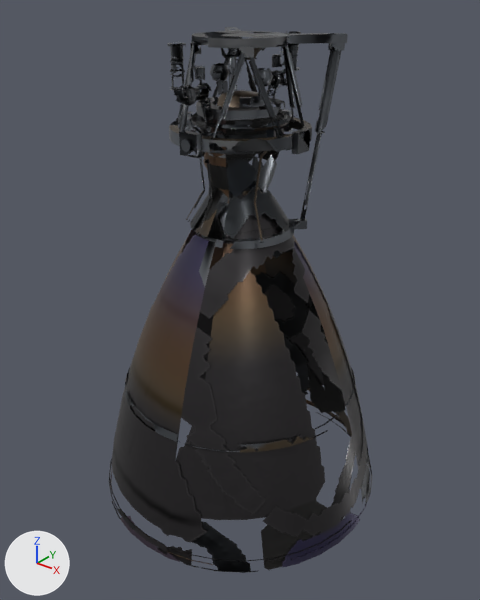
Before and after pictures for a commit that changed the glTF model client/public/models/eng_hypergolic_storable.glb.
The view is the same before and after, from a camera (50 mm lens) standing at (3.17, -3.97, 4.27) and looking at (0.03, -0.05, 1.83). The axes (+X, +Y, +Z) are drawn at lower left. The lights are the same throughout. The older version comes first. Where no turn or scale is listed for an object, it has been applied to the vertices. Vertices at exactly the same position are counted once.

The scene before the commit, as lines of its bpy script (objects in view):
```python
me_eng_hypergolic_storable_mesh_001 = bpy.data.meshes.new('eng_hypergolic_storable_mesh.001')
me_eng_hypergolic_storable_mesh_001.from_pydata(...)  # 4979 vertices, 7760 faces; spans x -1.25..1.25, y -1.25..1.25, z 0.0..3.9
me_eng_hypergolic_storable_mesh_001.materials.append(mat_eng_hypergolic_storable_phone)
ob_eng_hypergolic_storable_mesh = bpy.data.objects.new('eng_hypergolic_storable_mesh', me_eng_hypergolic_storable_mesh_001)
ob_eng_hypergolic_storable_mesh.location = (0.0, 0.0, 0.0)
```
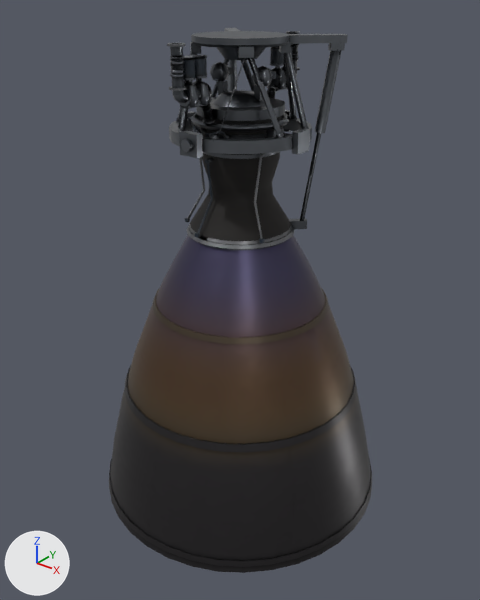
Changed parts and their boxes (x1, y1, x2, y2) in the pictures (480 x 600 px; the box of a moved part takes in the faces that stretch with it):
'eng_hypergolic_storable_mesh', reshaped: before (109, 27, 372, 573); after (109, 28, 372, 573)
part 1 of me_eng_hypergolic_storable_mesh_001, added: after (153, 288, 329, 344)
part 2 of me_eng_hypergolic_storable_mesh_001, added (mostly hidden): after (196, 241, 285, 250)
part 3 of me_eng_hypergolic_storable_mesh_001, added: after (180, 100, 208, 109)
part 4 of me_eng_hypergolic_storable_mesh_001, moved or reshaped: before (272, 56, 282, 68); after (270, 48, 284, 64)
part 5 of me_eng_hypergolic_storable_mesh_001, moved or reshaped: before (194, 67, 205, 80); after (195, 58, 207, 77)
part 6 of me_eng_hypergolic_storable_mesh_001, moved or reshaped: before (191, 68, 194, 82); after (183, 60, 195, 79)
part 7 of me_eng_hypergolic_storable_mesh_001, rebuilt: before (300, 133, 322, 220); after (300, 133, 321, 220)
part 8 of me_eng_hypergolic_storable_mesh_001, deleted: before (185, 54, 284, 86)
part 9 of me_eng_hypergolic_storable_mesh_001, moved or reshaped: before (159, 31, 370, 569); after (162, 31, 372, 564)
part 10 of me_eng_hypergolic_storable_mesh_001, moved or reshaped (mostly hidden): before (122, 309, 211, 404); after (122, 309, 151, 404)
part 11 of me_eng_hypergolic_storable_mesh_001, moved or reshaped: before (110, 362, 243, 562); after (112, 350, 268, 573)
part 12 of me_eng_hypergolic_storable_mesh_001, surface changed: (109, 28, 372, 573) in both

Diff of the bpy script that builds the scene:
```diff
--- a/client/public/models/eng_hypergolic_storable.glb.py
+++ b/client/public/models/eng_hypergolic_storable.glb.py
@@ me_eng_hypergolic_storable_mesh_001 @@
 # used by ob_eng_hypergolic_storable_mesh; location = (0.0, 0.0, 0.0)
-me_eng_hypergolic_storable_mesh_001.from_pydata(...)  # 4979 vertices, 7760 faces; spans x -1.25..1.25, y -1.25..1.25, z 0.0..3.9
+me_eng_hypergolic_storable_mesh_001.from_pydata(...)  # 5422 vertices, 7760 faces; spans x -1.25..1.25, y -1.25..1.25, z 0.0..3.9
+# me_eng_hypergolic_storable_mesh_001 part 1: the loose piece of 144 vertices spanning x -1.03..1.03, y -1.03..1.03, z 1.02..1.08 is copied, and the copy is scaled about its middle by (0.716, 0.716, 0.75), then moved by (0.0, 0.0, 0.77); it spans x -0.74..0.74, y -0.74..0.74, z 1.8..1.84
+# me_eng_hypergolic_storable_mesh_001 part 2: the loose piece of 144 vertices spanning x -1.03..1.03, y -1.03..1.03, z 1.02..1.08 is copied, and the copy is scaled about its middle by (0.4, 0.4, 0.233), then moved by (0.0, 0.0, 1.38); it spans x -0.41..0.41, y -0.41..0.41, z 2.42..2.44
+# me_eng_hypergolic_storable_mesh_001 part 3: a new loose piece, a box spanning x -0.038..0.038, y -0.608..-0.407, z 3.473..3.557, in mat_eng_hypergolic_storable_phone
+# me_eng_hypergolic_storable_mesh_001 part 4: the loose piece of 16 vertices spanning x -0.04..0.04, y 0.41..0.49, z 3.64..3.72 is scaled about its middle by (1.3, 1.3, 1.5), then moved by (0.0, 0.0, 0.04)
+# me_eng_hypergolic_storable_mesh_001 part 5: the loose piece of 16 vertices spanning x -0.04..0.04, y -0.49..-0.41, z 3.64..3.72 is scaled about its middle by (1.3, 1.3, 1.5), then moved by (0.0, 0.0, 0.04)
+# me_eng_hypergolic_storable_mesh_001 part 6: the loose piece of 16 vertices spanning x -0.04..0.04, y -0.6..-0.53, z 3.64..3.72 is scaled about its middle by (1.3, 1.3, 1.5), then moved by (0.0, 0.0, 0.04)
+# me_eng_hypergolic_storable_mesh_001 part 7: the loose piece of 12 vertices spanning x 0.33..0.45, y 0.33..0.45, z 2.46..3.2 is rebuilt with 6 vertices and now spans x 0.34..0.45, y 0.34..0.45, z 2.46..3.2
+# me_eng_hypergolic_storable_mesh_001 part 8: 18 loose pieces with 180 vertices, spanning x -0.04..0.34, y -0.61..0.61, z 2.46..3.73, are deleted
+# me_eng_hypergolic_storable_mesh_001 part 9: 90 vertices moved from x -0.5..0.53, y -0.62..0.62, z 2.43..3.86 to x -0.51..0.53, y -0.62..0.62, z 2.43..3.86; 785 vertices removed from x -0.62..1.2, y -0.7..1.2, z 0.25..3.9; 1121 vertices added at x -0.63..1.24, y -0.71..1.24, z 0.0..3.9
+# me_eng_hypergolic_storable_mesh_001 part 10: 17 vertices removed from x -1.2..-0.68, y -0.62..0.59, z 0.25..1.42; 10 vertices added at x -1.24..-0.71, y -0.63..0.58, z 0.0..1.31
+# me_eng_hypergolic_storable_mesh_001 part 11: 17 vertices removed from x -0.59..0.62, y -1.2..-0.68, z 0.25..1.42; 10 vertices added at x -0.58..0.63, y -1.24..-0.71, z 0.0..1.31
+# me_eng_hypergolic_storable_mesh_001 part 12: 4559 kept faces spanning x -1.25..1.25, y -1.25..1.25, z 0.0..3.9 get new texture (UV) coordinates
+# other edits to the shape of me_eng_hypergolic_storable_mesh_001 do not show in these pictures
 me_eng_hypergolic_storable_mesh_001.materials.append(mat_eng_hypergolic_storable_phone)
```
